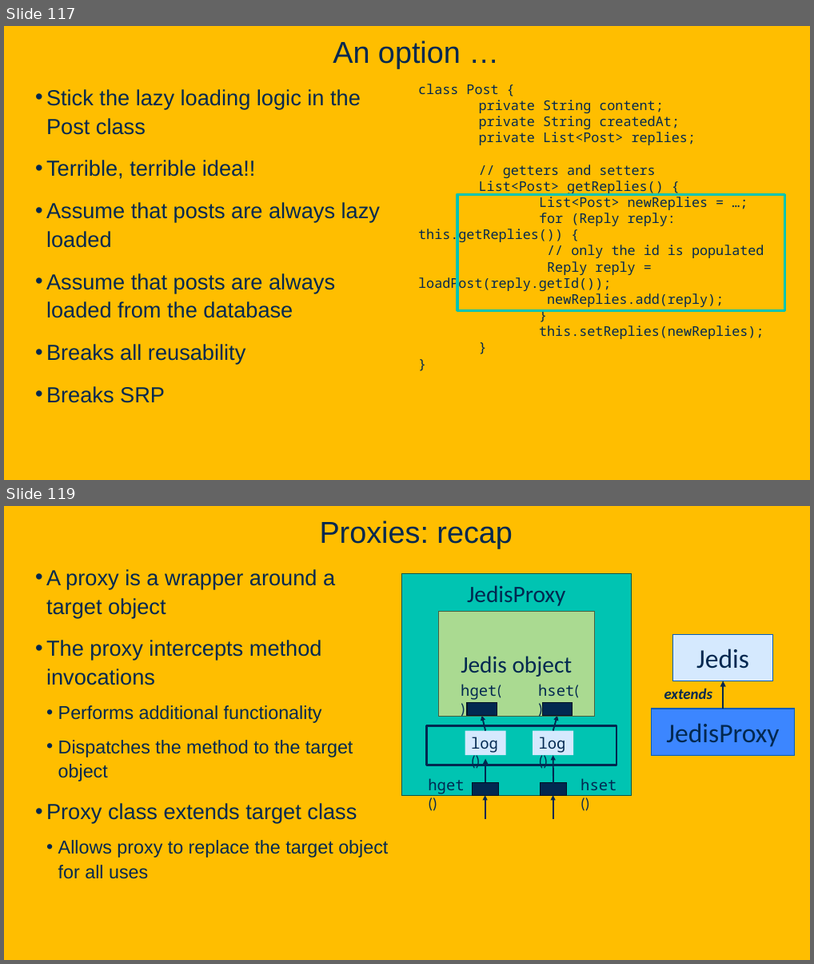
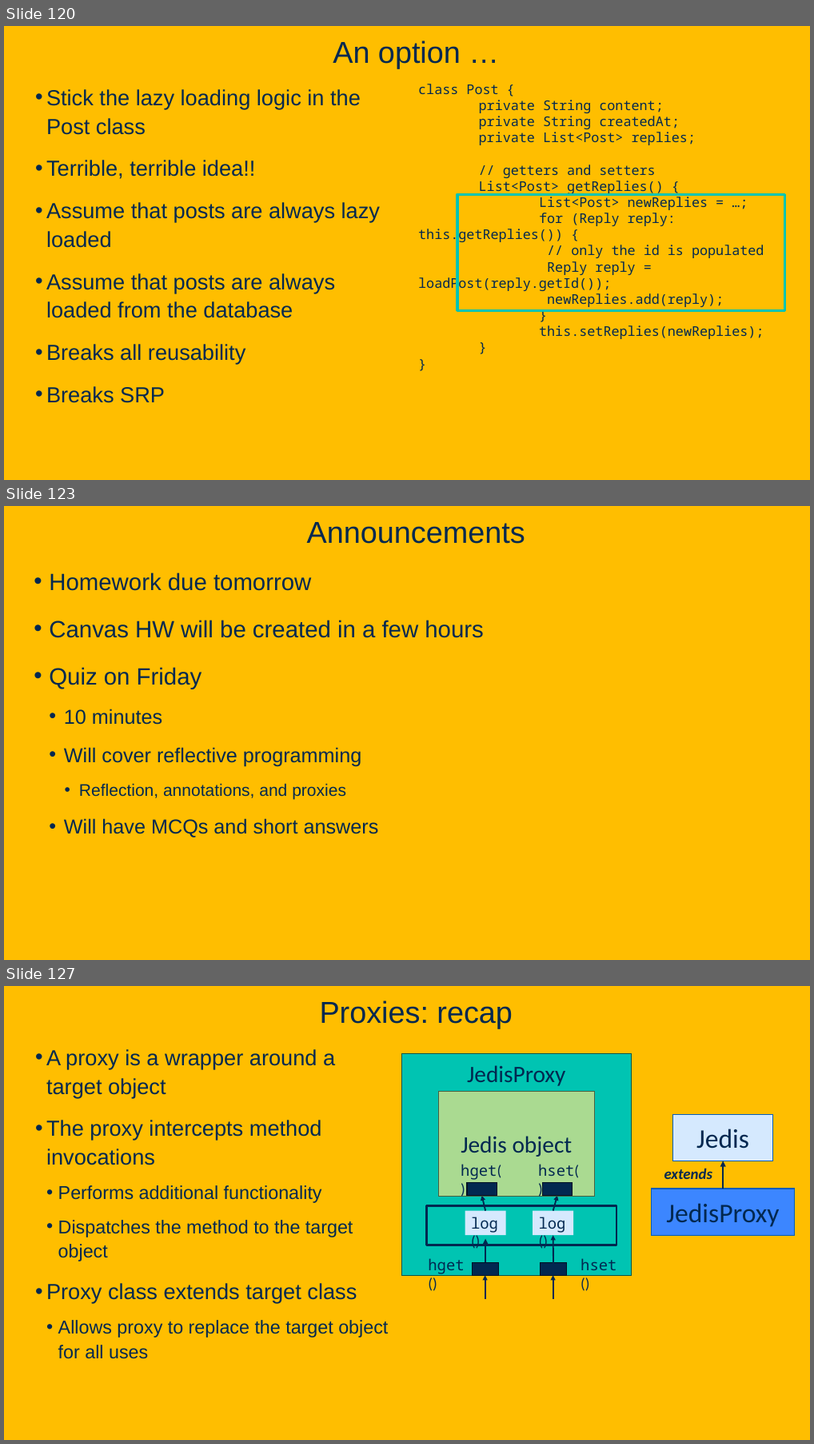
Before and after one commit to davsec-teaching/ecs160-f25, a slide deck: slides/5_annotations_and_reflection.pptx. Shown one above the other, each under a label of ours: slides 117 and 119 before the commit, slides 120, 123 and 127 after it; the slides between them are not shown. The pictures are 814x964 and 814x1444 pixels, drawn with LibreOffice and Linux fonts; fonts in the diff are those of the drawing; background and template pictures are left out. Boxes give left, top, right and bottom in pixels: in the first picture for what was removed or moved away, otherwise in the second. Text is boxed around its words. In the diff, an @@ line names an element or a change of style, - is before the commit and + after.

```diff
--- a/slides/5_annotations_and_reflection.pptx
+++ b/slides/5_annotations_and_reflection.pptx
@@ slide 123 added at (x1=4, y1=506, x2=810, y2=960), background picture (left out) @@
@@ title added at (x1=307, y1=522, x2=526, y2=544), 36 pt, text #022850 @@
+Announcements
@@ text added at (x1=49, y1=572, x2=483, y2=837), 24 pt, text #022850 @@
+• Homework due tomorrow
+• Canvas HW will be created in a few hours
+• Quiz on Friday
+  • 10 minutes
+  • Will cover reflective programming
+    • Reflection, annotations, and proxies
+  • Will have MCQs and short answers
@@ what was slide 117 is now slide 120 @@
@@ what was slide 119 is now slide 127 @@
```
Also in this commit, not shown: 7 slides changed, 11 other slides added, 1 slide removed, 1 other file.
